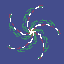
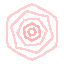
The second w=64, h=64 image is a revision of the first. Changes to its layers:
painted on "Layer 11" over [0, 0, 64, 64]
hid "Layer 1" over [0, 0, 64, 64]
